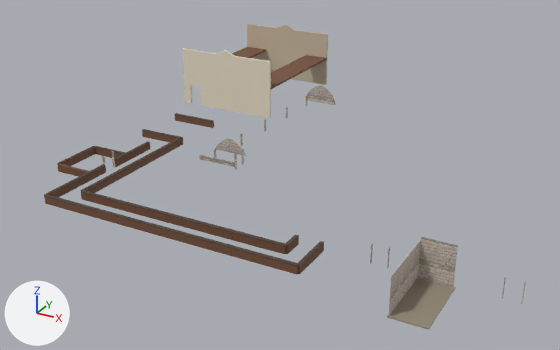
The glTF model assets/models/runtime/architecture/first_court_joints.glb as it was, and as the next commit left it.
Before and after are seen from a 50 mm camera at (50.4, -103.6, 40.4) aimed at (4.7, -20.4, -1.2). Every picture has the same lights, and +X, +Y and +Z are marked at lower left. The first picture is the older version. Where no turn or scale is listed for an object, it has been applied to the vertices. Vertices at exactly the same position are counted once.

The older version as bpy lines, for what is in view:
```python
ob_cloisterjoints_stone_joints = bpy.data.objects.new('CloisterJoints stone joints', me_cloisterjoints_stone_joints)
ob_cloisterjoints_stone_joints.location = (0.0, 0.0, 0.0)
ob_eastrangejoints_cap_rail = bpy.data.objects.new('EastRangeJoints cap rail', me_eastrangejoints_cap_rail)
ob_eastrangejoints_cap_rail.location = (0.0, 0.0, 0.0)
ob_eastrangejoints_dado = bpy.data.objects.new('EastRangeJoints dado', me_eastrangejoints_dado)
ob_eastrangejoints_dado.location = (0.0, 0.0, 0.0)
ob_eastrangejoints_stone_joints = bpy.data.objects.new('EastRangeJoints stone joints', me_eastrangejoints_stone_joints)
ob_eastrangejoints_stone_joints.location = (0.0, 0.0, 0.0)
ob_gatehousejoints_arrival_gable = bpy.data.objects.new('GatehouseJoints arrival gable', me_gatehousejoints_arrival_gable)
ob_gatehousejoints_arrival_gable.location = (0.0, 0.0, 0.0)
ob_gatehousejoints_cap_rail = bpy.data.objects.new('GatehouseJoints cap rail', me_gatehousejoints_cap_rail)
ob_gatehousejoints_cap_rail.location = (0.0, 0.0, 0.0)
ob_gatehousejoints_dado = bpy.data.objects.new('GatehouseJoints dado', me_gatehousejoints_dado)
ob_gatehousejoints_dado.location = (0.0, 0.0, 0.0)
ob_gatehousejoints_stone_joints = bpy.data.objects.new('GatehouseJoints stone joints', me_gatehousejoints_stone_joints)
ob_gatehousejoints_stone_joints.location = (0.0, 0.0, 0.0)
# also in view: 'EastRangeJoints recess paving' at (32.0, -42.1, -0.2); 'GatehouseJoints north gable' at (-14.0, -4.0, 4.9)
```
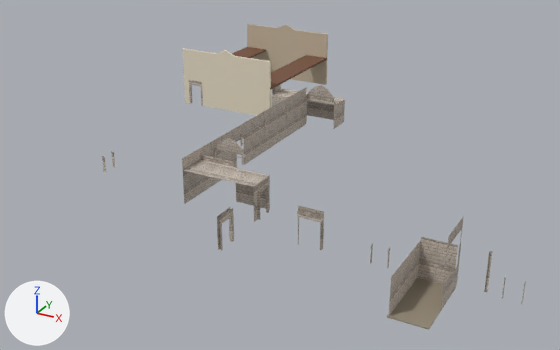
Boxes (x1, y1, x2, y2) around the edits, measured in the pictures (560 x 350 px):
'CloisterJoints stone joints', reshaped (19% wider, 60% taller)
    before: (199, 85, 336, 170)
    after: (182, 85, 345, 222)
'GatehouseJoints dado', deleted
    before: (44, 47, 327, 252)
'EastRangeJoints stone joints', reshaped (46% wider, 38% taller)
    before: (370, 237, 526, 317)
    after: (297, 206, 526, 317)
'GatehouseJoints cap rail', deleted
    before: (44, 113, 234, 244)
'EastRangeJoints dado', deleted (brown)
    before: (217, 233, 324, 275)
'GatehouseJoints stone joints', reshaped (8% wider, 72% taller)
    before: (102, 51, 268, 167)
    after: (102, 51, 281, 251)
'EastRangeJoints cap rail', deleted
    before: (217, 230, 324, 266)
part 1 of me_cloisterjoints_stone_joints, added
    after: (253, 176, 270, 222)
part 2 of me_cloisterjoints_stone_joints, built on
    after: (182, 88, 345, 209)
part 3 of me_eastrangejoints_stone_joints, added
    after: (297, 206, 324, 250)
part 4 of me_eastrangejoints_stone_joints, added
    after: (442, 216, 464, 307)
part 5 of me_eastrangejoints_stone_joints, added
    after: (484, 251, 492, 292)
part 6 of me_gatehousejoints_stone_joints, added
    after: (272, 85, 281, 95)
part 7 of me_gatehousejoints_stone_joints, added
    after: (217, 207, 234, 251)
part 8 of me_gatehousejoints_stone_joints, added
    after: (189, 80, 203, 106)
'GatehouseJoints soffit', unchanged, uncovered by the edit
    after: (232, 47, 327, 90)

Diff of the bpy script that builds the scene:
```diff
--- a/assets/models/runtime/architecture/first_court_joints.glb.py
+++ b/assets/models/runtime/architecture/first_court_joints.glb.py
@@ me_cloisterjoints_stone_joints @@
-me_cloisterjoints_stone_joints.from_pydata(...)  # 328 vertices, 484 faces; spans x -0.2..5.0, y -32.0..-3.8, z 0.0..6.5
+me_cloisterjoints_stone_joints.from_pydata(...)  # 392 vertices, 530 faces; spans x -5.8..10.2, y -35.8..-0.2, z 0.0..6.5
+# me_cloisterjoints_stone_joints part 1: a new loose piece of 14 vertices spanning x 9.8..10.2, y -35.8..-32.2, z 0.0..4.4, in mat_existing_weathered_stone (picture img_stone)
+# me_cloisterjoints_stone_joints part 2: 1 vertex moved within x 5.0, y -32.0, z 4.4; 50 vertices added at x -5.8..9.8, y -35.8..-0.2, z 0.0..5.9
 me_cloisterjoints_stone_joints.materials.append(mat_existing_weathered_stone)
@@ me_eastrangejoints_stone_joints @@
 # verts and faces of me_eastrangejoints_stone_joints; kept vertices keep their numbers, new ones are numbered from 48
-me_eastrangejoints_stone_joints.from_pydata(...)  # 48 vertices, 72 faces; spans x 25.0..40.5, y -46.0..-37.8, z -0.2..4.5
+me_eastrangejoints_stone_joints.from_pydata(...)  # 97 vertices, 110 faces; spans x 16.5..40.5, y -46.0..-37.8, z -0.2..7.6
+# me_eastrangejoints_stone_joints part 3: a new loose piece of 26 vertices spanning x 16.5..19.5, y -38.2..-37.8, z 0.0..4.5, in mat_existing_weathered_stone (picture img_stone)
+# me_eastrangejoints_stone_joints part 4: a new loose piece of 17 vertices spanning x 33.9..34.1, y -42.6..-37.8, z 0.0..7.6, in mat_existing_weathered_stone (picture img_stone)
+# me_eastrangejoints_stone_joints part 5
+verts[48] = (37.1, -37.8, 0.0)  # pixel (487, 292)
+verts[49] = (36.8, -37.8, 0.0)  # pixel (484, 291)
+verts[50] = (36.8, -38.0, 0.0)  # pixel (484, 292)
+for new, old in zip([51, 52, 53], [48, 49, 50]): verts[new] = verts[old] + (0.0, 0.0, 4.5)
+faces += [(48, 49, 52), (48, 52, 51), (49, 50, 53), (49, 53, 52)]
 me_eastrangejoints_stone_joints.materials.append(mat_existing_weathered_stone)
@@ me_gatehousejoints_stone_joints @@
-me_gatehousejoints_stone_joints.from_pydata(...)  # 80 vertices, 120 faces; spans x -22.2..-9.8, y -33.0..16.0, z 0.0..4.5
+me_gatehousejoints_stone_joints.from_pydata(...)  # 142 vertices, 168 faces; spans x -22.2..10.2, y -43.3..16.0, z 0.0..4.6
+# me_gatehousejoints_stone_joints part 6: a new loose piece of 20 vertices spanning x -6.2..-5.8, y -3.0..-1.0, z 0.0..4.6, in mat_existing_weathered_stone (picture img_stone)
+# me_gatehousejoints_stone_joints part 7: a new loose piece of 20 vertices spanning x 9.8..10.2, y -43.3..-40.7, z 0.0..4.0, in mat_existing_weathered_stone (picture img_stone)
+# me_gatehousejoints_stone_joints part 8: 22 vertices added at x -21.1..-18.5, y -4.2..-3.8, z 0.0..4.0
 me_gatehousejoints_stone_joints.materials.append(mat_existing_weathered_stone)
@@ ob_eastrangejoints_cap_rail @@
-ob_eastrangejoints_cap_rail = bpy.data.objects.new('EastRangeJoints cap rail', me_eastrangejoints_cap_rail)
@@ ob_eastrangejoints_dado @@
-ob_eastrangejoints_dado = bpy.data.objects.new('EastRangeJoints dado', me_eastrangejoints_dado)
@@ ob_gatehousejoints_cap_rail @@
-ob_gatehousejoints_cap_rail = bpy.data.objects.new('GatehouseJoints cap rail', me_gatehousejoints_cap_rail)
@@ ob_gatehousejoints_dado @@
-ob_gatehousejoints_dado = bpy.data.objects.new('GatehouseJoints dado', me_gatehousejoints_dado)
```
